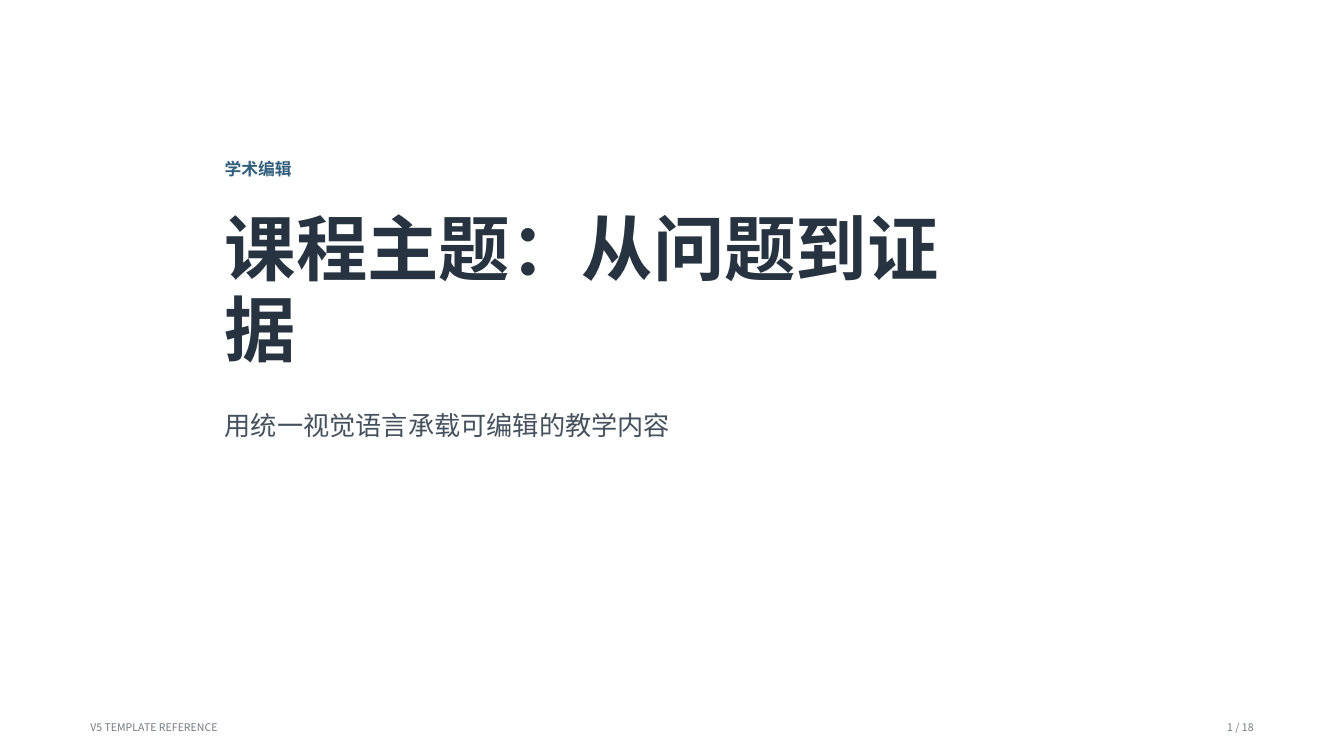
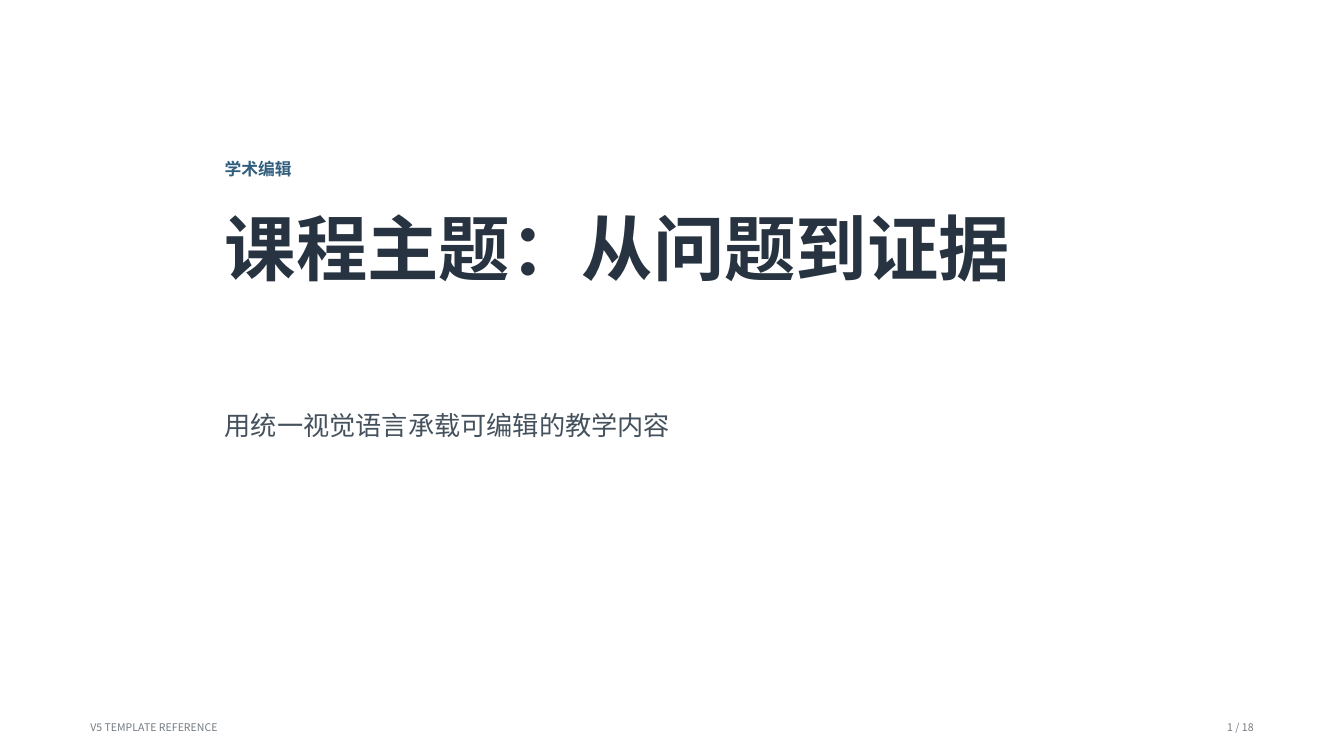
Before and after one commit to elgoog577215-beep/hackthon, a slide deck: slide 1 of frontend/public/presentation-templates/academic-editorial-v2.pptx. Drawn at 1344x756 pixels with LibreOffice and Linux fonts; fonts in the diff are those of the drawing; background and template pictures are left out. Boxes give left, top, right and bottom in pixels: in the first picture for what was removed or moved away, otherwise in the second. Text is boxed around its words. In the diff, an @@ line names an element or a change of style, - is before the commit and + after.

```diff
--- a/frontend/public/presentation-templates/academic-editorial-v2.pptx
+++ b/frontend/public/presentation-templates/academic-editorial-v2.pptx
@@ text "课程主题：从问题到证据" rewrapped from box(225, 214, 939, 363) to box(225, 214, 1010, 282) @@
```
Also in this commit, not shown: 43 other files.
